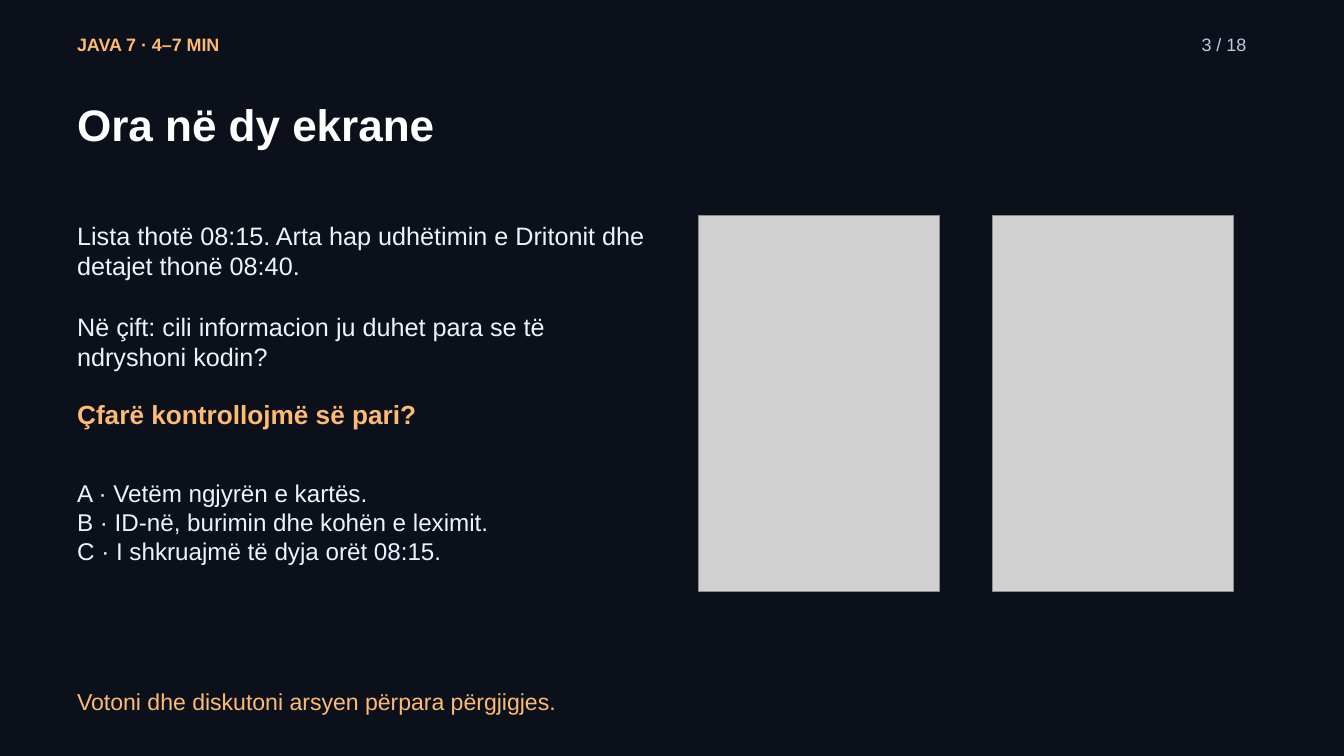
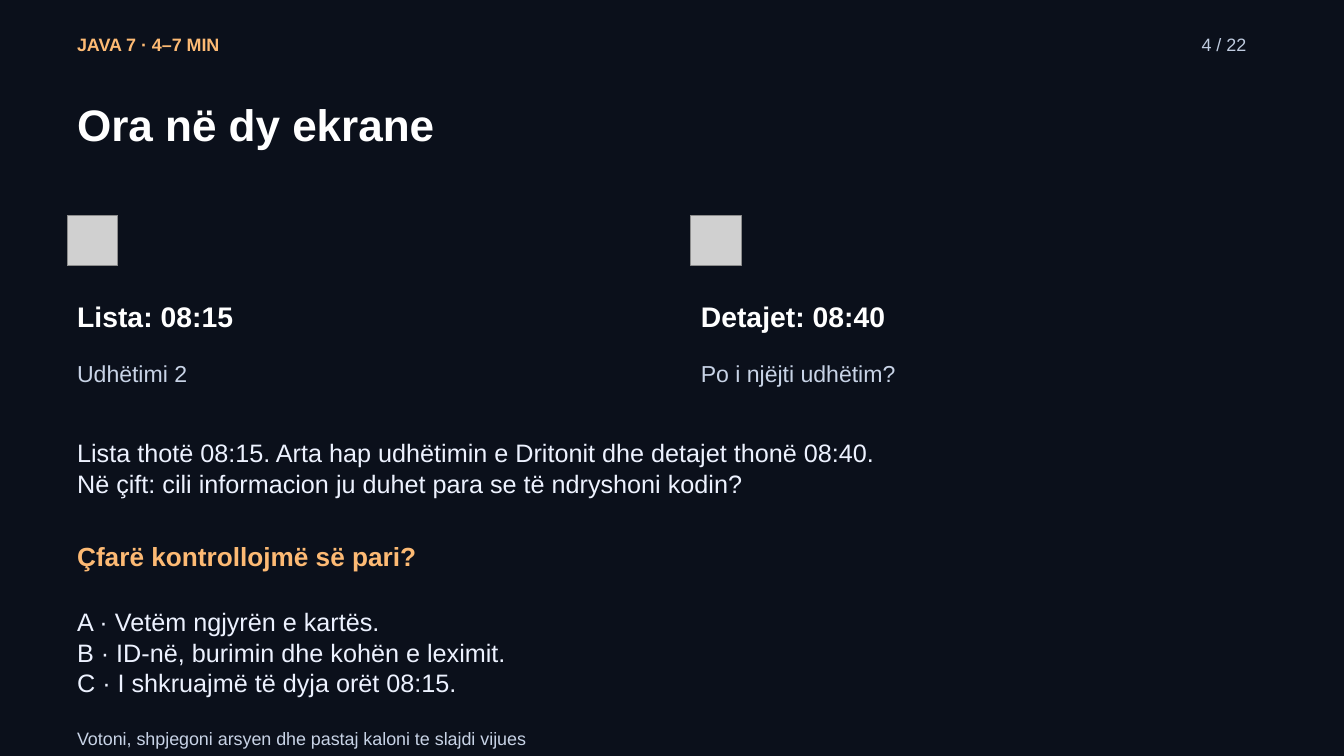
Before and after one commit to arbenl/arbenl.github.io, a slide deck: slide 4 of lendet/2026-2027/mobile/lectures/ligjerata-07-kontrolli-mvp-rideshare-2026.pptx (slide 3 before the commit). Drawn at 1344x756 pixels with LibreOffice and Linux fonts; fonts in the diff are those of the drawing; grey boxes stand for pictures. Boxes give left, top, right and bottom in pixels: in the first picture for what was removed or moved away, otherwise in the second. Text is boxed around its words. In the diff, an @@ line names an element or a change of style, - is before the commit and + after.

```diff
--- a/lendet/2026-2027/mobile/lectures/ligjerata-07-kontrolli-mvp-rideshare-2026.pptx
+++ b/lendet/2026-2027/mobile/lectures/ligjerata-07-kontrolli-mvp-rideshare-2026.pptx
@@ text at (1202, 38, 1246, 51): text changed @@
-3 / 18
+4 / 22
@@ picture added at (68, 216, 118, 266) @@
@@ picture added at (691, 216, 741, 266) @@
@@ picture removed at (699, 216, 941, 592) @@
@@ picture removed at (992, 216, 1234, 592) @@
@@ text added at (77, 306, 234, 328), 20.2 pt, text #FFFFFF, bold @@
+Lista: 08:15
@@ text added at (701, 306, 886, 333), 20.2 pt, text #FFFFFF, bold @@
+Detajet: 08:40
@@ text added at (77, 365, 187, 382), 16.5 pt, text #C8D3E6 @@
+Udhëtimi 2
@@ text added at (701, 365, 896, 387), 16.5 pt, text #C8D3E6 @@
+Po i njëjti udhëtim?
@@ text "Lista thotë 08:15. Arta hap ..." rewrapped from (77, 226, 644, 372) to (77, 443, 874, 498) @@
@@ text "Çfarë kontrollojmë së pari?": place and size @@
-text "Çfarë kontrollojmë së pari?" at (77, 405, 416, 430)
+text "Çfarë kontrollojmë së pari?" at (77, 547, 416, 572)
@@ text "A · Vetëm ngjyrën e ...": place and size @@
-text "A · Vetëm ngjyrën e ..." at (77, 484, 488, 565)
+text "A · Vetëm ngjyrën e ..." at (77, 612, 505, 697)
@@ text "A · Vetëm ngjyrën e ..." at (77, 612, 505, 697): size 17.2 to 18 pt @@
@@ text at (77, 732, 526, 749): text changed; size 16.5 to 12.8 pt; text colour #FDBA74 to #C8D3E6 @@
-Votoni dhe diskutoni arsyen përpara përgjigjes.
+Votoni, shpjegoni arsyen dhe pastaj kaloni te slajdi vijues
```
Also in this commit, not shown: 17 other slides changed, 4 slides added, 21 other files.
